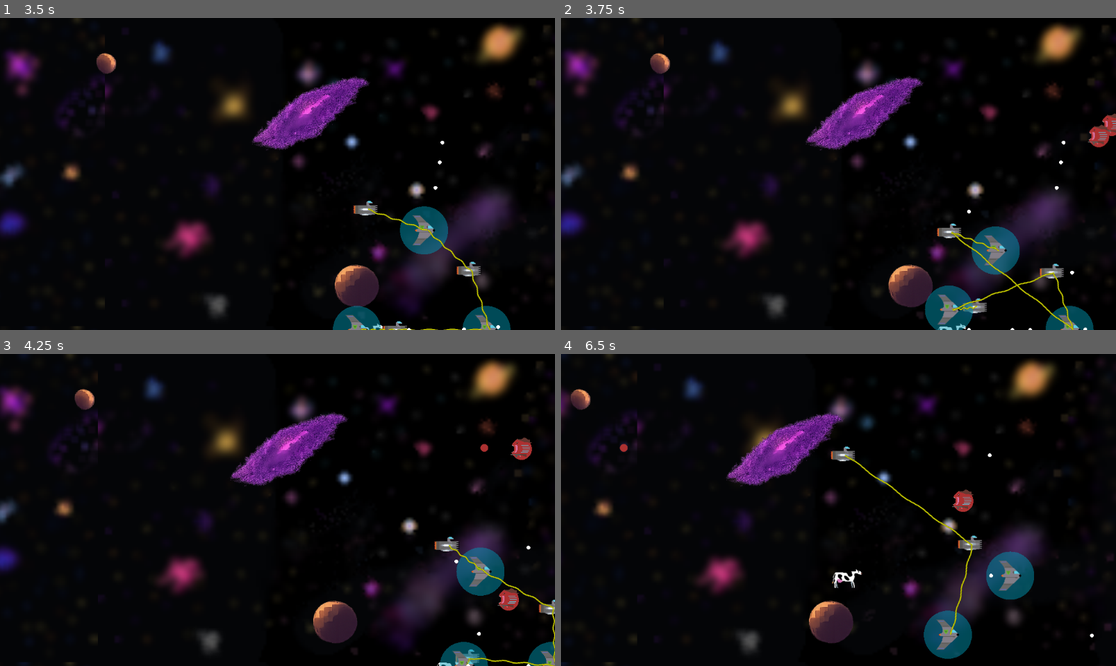
Above: before the commit, frames 1-4 (two rows, left to right).
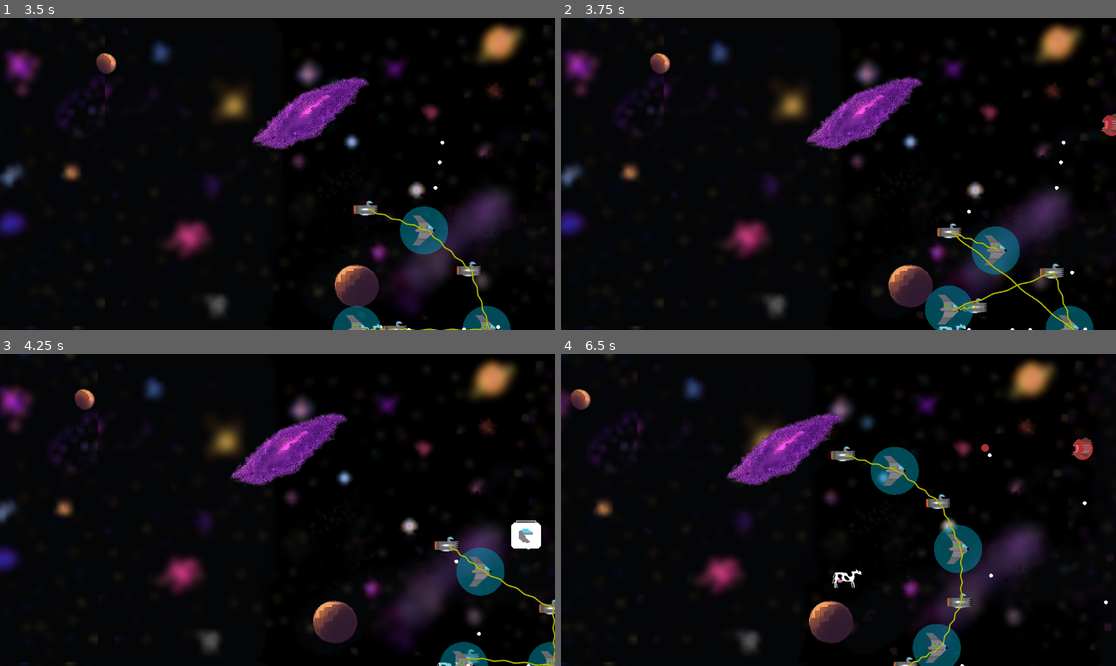
Above: after the commit, the same moments.

Repository: tfmertz/gamedevtv-jam-2026
Game: Godot game, scene res://scene/main.tscn
Two runs of this game, one before a commit and one after it. Both use one fixed random seed, a clock stepped at 60 frames per second and the inputs below.
Inputs:
- Up to frame 1 (3.5 s): click "START" at 0.5 s; click "START" at 1.25 s; tap Enter at 2 s; hold D (move_right) 2.03-2.78 s; tap F (cycle_formation) at 2.1 s; hold S (move_down) from 2.78 s (still down); tap R (cycle_spacing) at 2.85 s
- Up to frame 2 (3.75 s): release S (move_down) at 3.53 s; hold D (move_right) from 3.53 s (still down); tap G (sort_ships) at 3.6 s
- Up to frame 3 (4.25 s): keep holding D (move_right)
- Up to frame 4 (6.5 s): release D (move_right) at 4.28 s; hold W (move_up) 4.28-5.03 s; tap 3 at 4.35 s; hold A (move_left) from 5.03 s (still down); tap 4 at 5.1 s; tap 5 at 5.85 s

Frame 1 is identical in both runs. In frame 2, 0.2% of the frame differs, in the area x 94-99%, y 34-42%; in frame 3, 0.9%; in frame 4, 5.4%, in the area x 10-99%, y 26-100%.

Commit message:
hopefully last layer fix, adding 5s timeout to scrap, disabling scrap event after it's hit once

Diff:
--- a/scene/bullet.tscn
+++ b/scene/bullet.tscn
@@ -40,7 +40,7 @@
 
 [node name="bullet" type="Area2D" unique_id=957631881]
 collision_layer = 4
-collision_mask = 17
+collision_mask = 19
 script = ExtResource("1_v8qja")
 
 [node name="bullet_sprite" type="AnimatedSprite2D" parent="." unique_id=817768572]
--- a/scene/scrap.gd
+++ b/scene/scrap.gd
@@ -49,8 +49,10 @@
 
 
 func _on_area_entered(area: Area2D) -> void:
+	area_entered.disconnect(_on_area_entered)
 	if area.has_method("hit_scrap"):
 		area.hit_scrap(self)
 		queue_free()
 
-#TODO add timeout
+func _on_despawn_timer_timeout() -> void:
+		queue_free()
--- a/scene/scrap.tscn
+++ b/scene/scrap.tscn
@@ -47,5 +47,9 @@
 shape = SubResource("RectangleShape2D_mpowy")
 
 [node name="despawn_timer" type="Timer" parent="." unique_id=1486609555]
+wait_time = 5.0
+one_shot = true
+autostart = true
 
 [connection signal="area_entered" from="." to="." method="_on_area_entered"]
+[connection signal="timeout" from="despawn_timer" to="." method="_on_despawn_timer_timeout"]
--- a/src/level.gd
+++ b/src/level.gd
@@ -10,7 +10,7 @@
 
 var player_fleet
 var enemy_spawn_min := 1
-var enemy_spawn_max := 3
+var enemy_spawn_max := 1
 var enemy_spawn_timer: Timer
 var difficulty_timer: Timer
 
